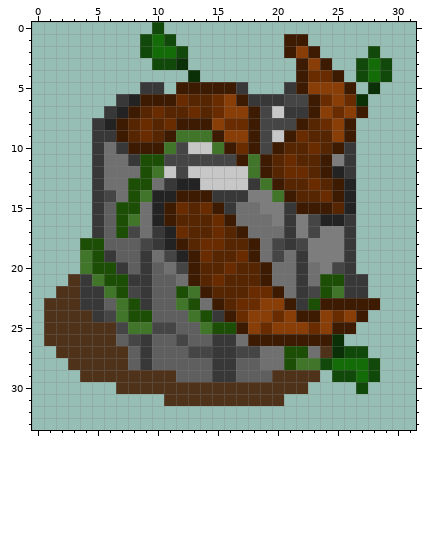
A pixel-art sprite gets an edit: Assets/Sprites/Towers/Twig Branch/Branch Launcher.png. The picture above is the old version.
The file is 32x34 pixels.
After:
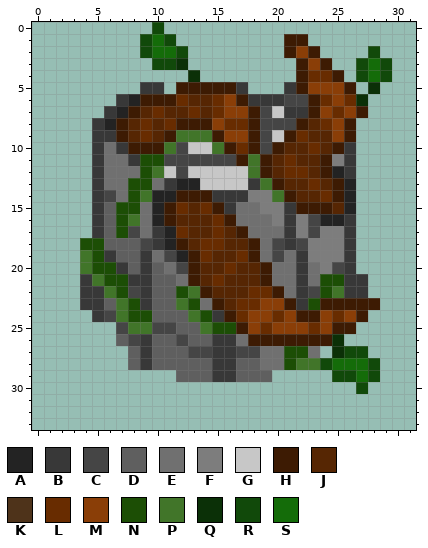
Palette (. is transparent): A #232323  B #383838  C #454545  D #5f5f5f  E #707070  F #7d7d7d  G #c7c7c7  H #3d1b03  J #562603  K #4e331a  L #682c00  M #8a3e07  N #1c4e05  P #417529  Q #0b3007  R #11490a  S #146c09
What changed:
y 21: x 3 K -> .
y 22: x 2..3 KK -> ..
y 23: x 1..3 KKK -> ...
y 24: x 1..4 KKKK -> ....
y 25..26: x 1..6 KKKKKK -> ......
y 27: x 2..7 KKKKKK -> ......; x 24 K -> .
y 28: x 3..7 KKKKK -> .....
y 29: x 4..11 KKKKKKKK -> ........; x 20..23 KKKK -> ....
y 30: x 7..22 KKKKKKKKKKKKKKKK -> ................
y 31: x 11..20 KKKKKKKKKK -> ..........
Where, in picture pixels (left, top, right, bottom), the same in both pictures:
erased: (44, 274, 332, 406)
